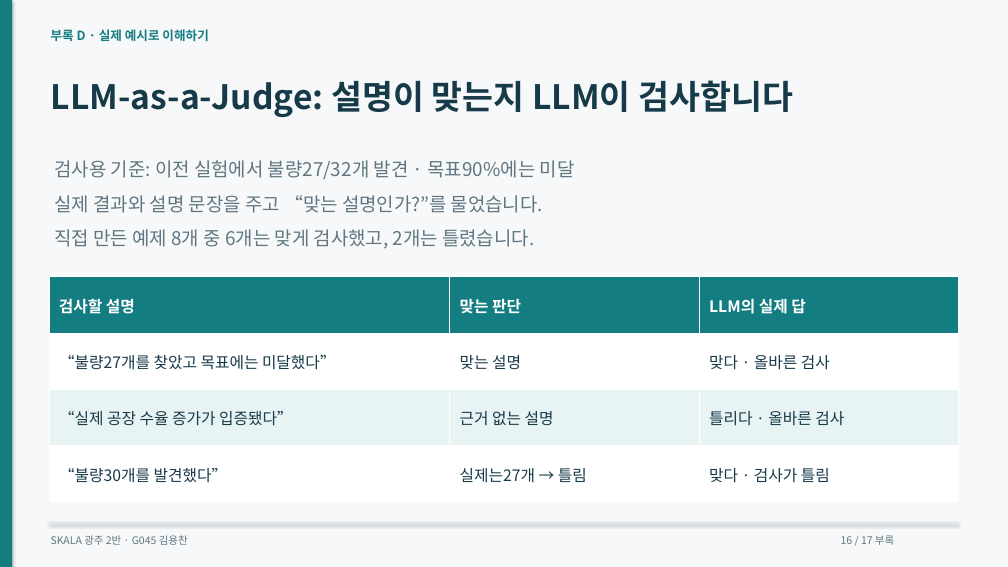
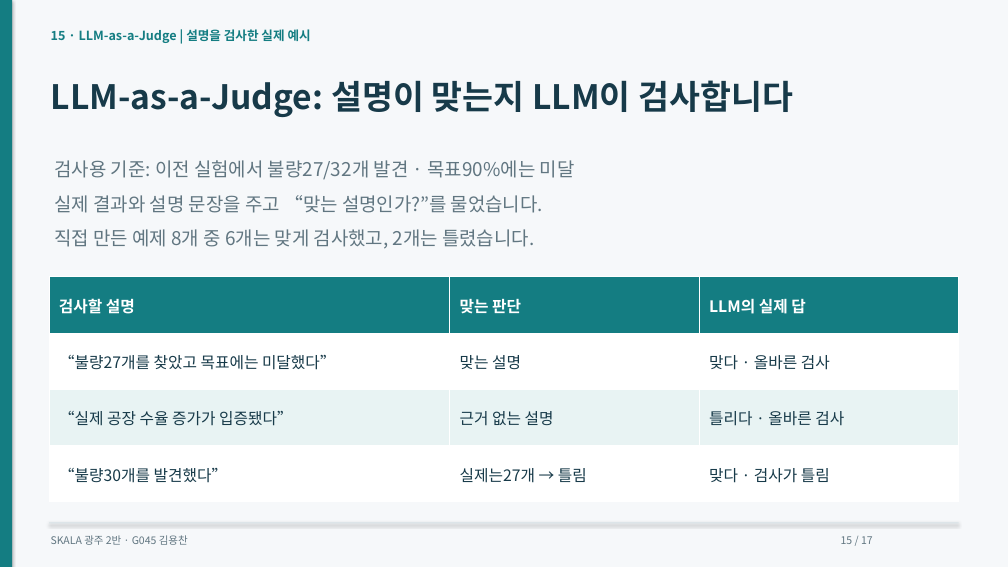
Before and after one commit to dragonchan95/Semiconductor-AI-Agent, a slide deck: slide 15 of docs/G045_Semiconductor_Agent.pptx (slide 16 before the commit). Drawn at 1008x567 pixels with LibreOffice and Linux fonts; fonts in the diff are those of the drawing. Boxes give left, top, right and bottom in pixels: in the first picture for what was removed or moved away, otherwise in the second. Text is boxed around its words. In the diff, an @@ line names an element or a change of style, - is before the commit and + after.

```diff
--- a/docs/G045_Semiconductor_Agent.pptx
+++ b/docs/G045_Semiconductor_Agent.pptx
@@ text at (x1=51, y1=29, x2=311, y2=43): text changed @@
-부록 D · 실제 예시로 이해하기
+15 · LLM-as-a-Judge | 설명을 검사한 실제 예시
@@ text at (x1=841, y1=536, x2=873, y2=544): text changed @@
-16 / 17 부록
+15 / 17
```
Also in this commit, not shown: 13 other slides changed, 1 slide added, 1 slide removed, 15 other files.
